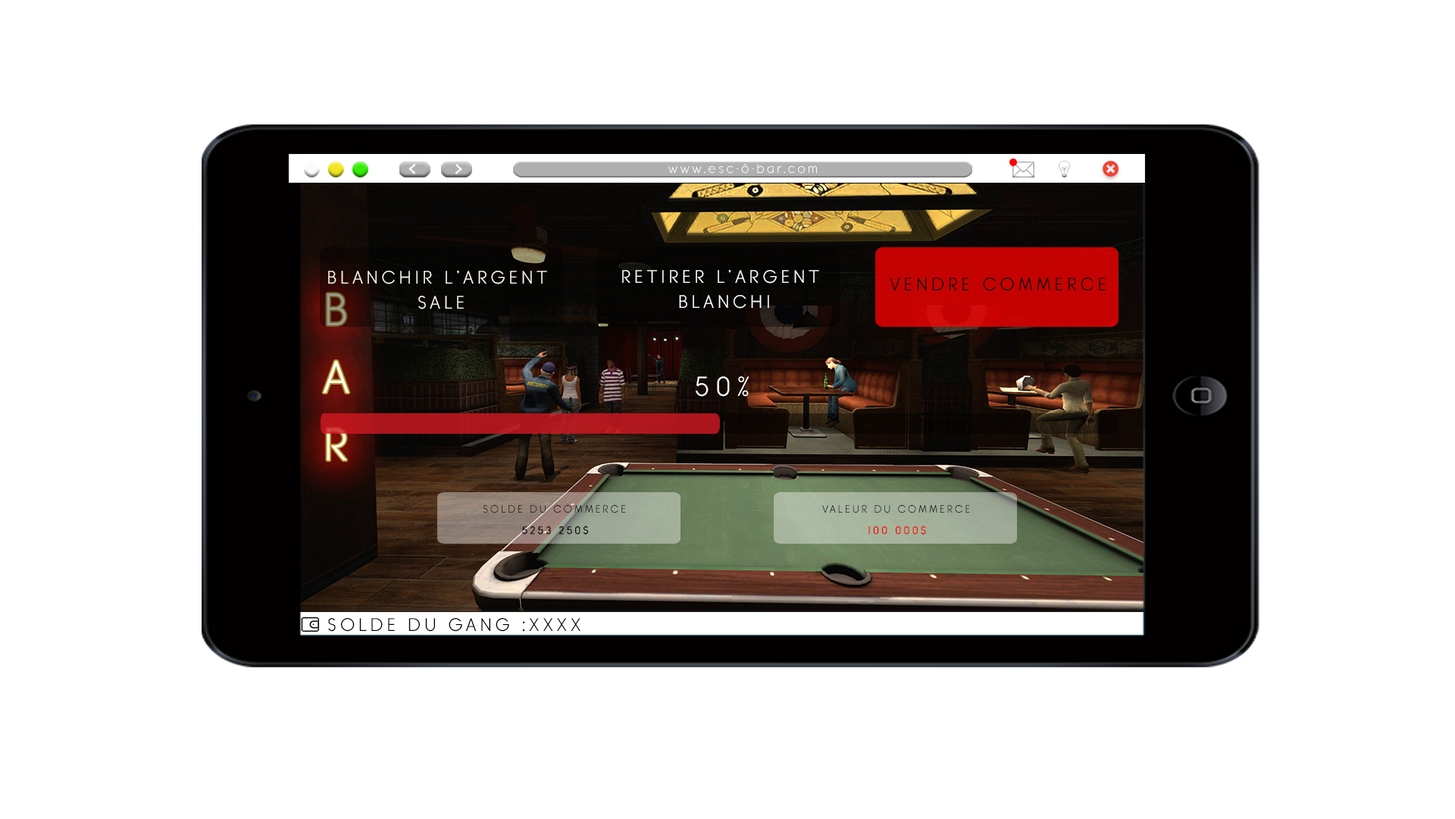
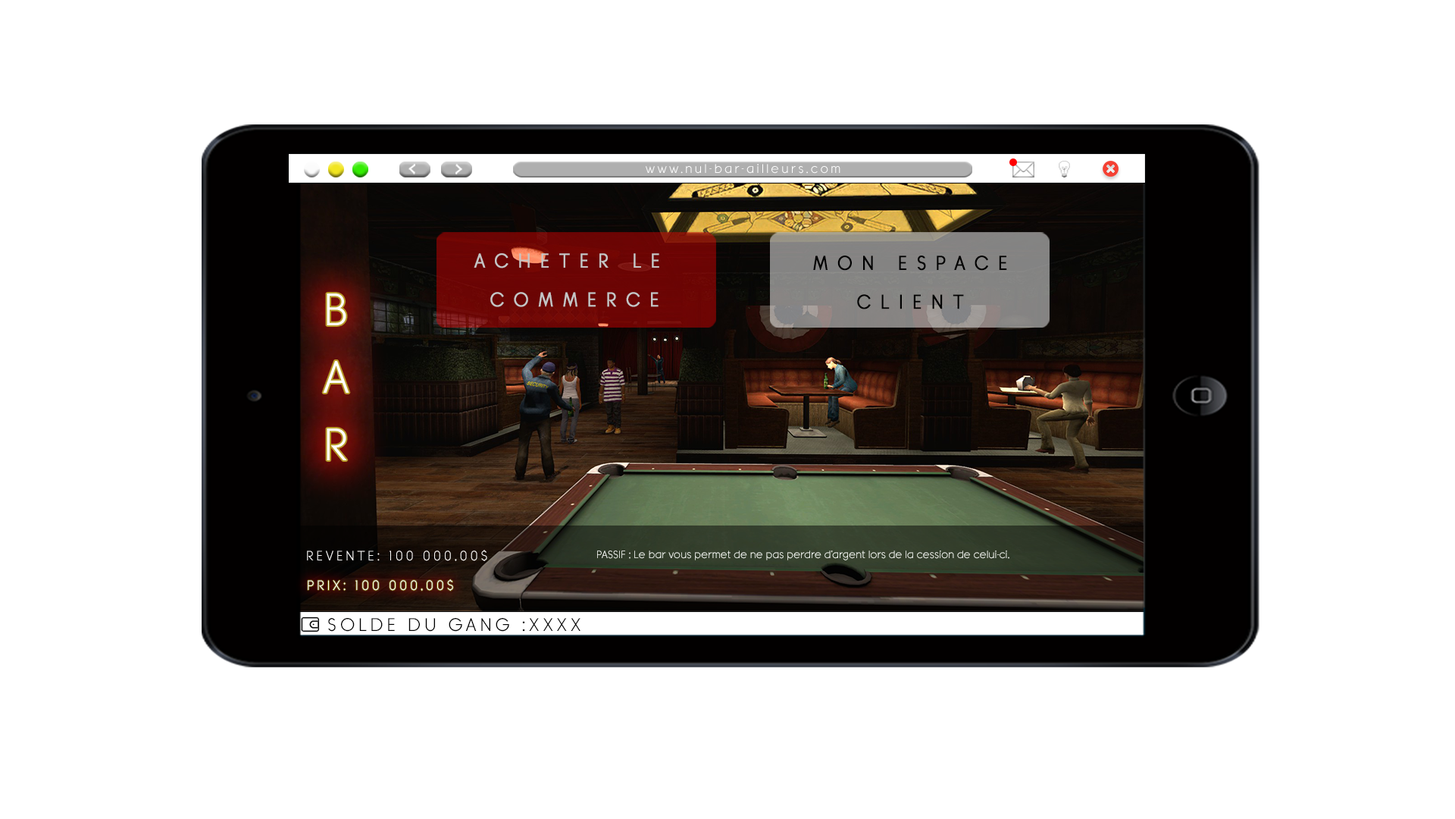
Layer changes from the first 1455px x 819px image to the second:
hid group "PAGE 2" (18 layers) over (319, 163, 1119, 544)
showed group "PAGE 1" (8 layers) over (296, 163, 1144, 611)
